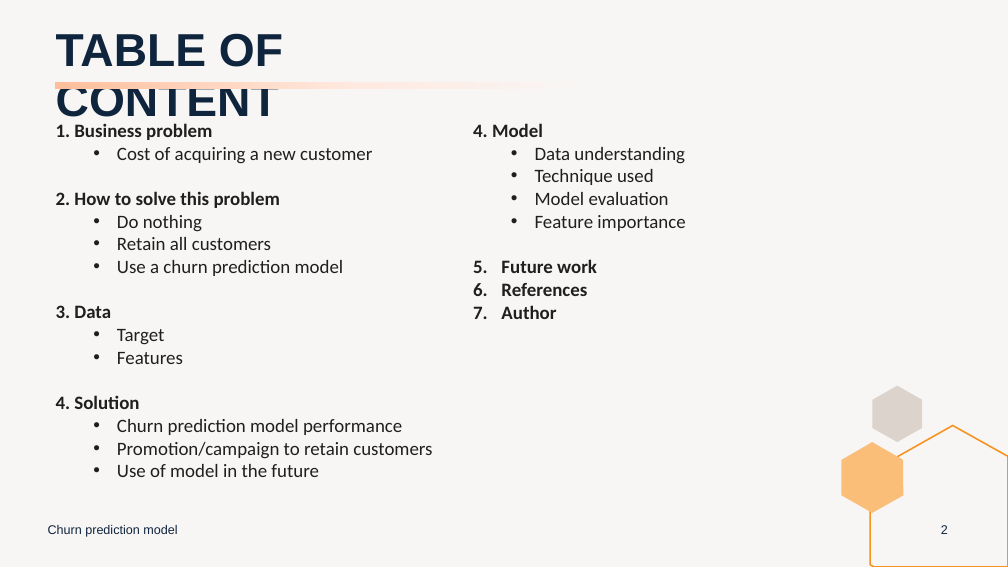
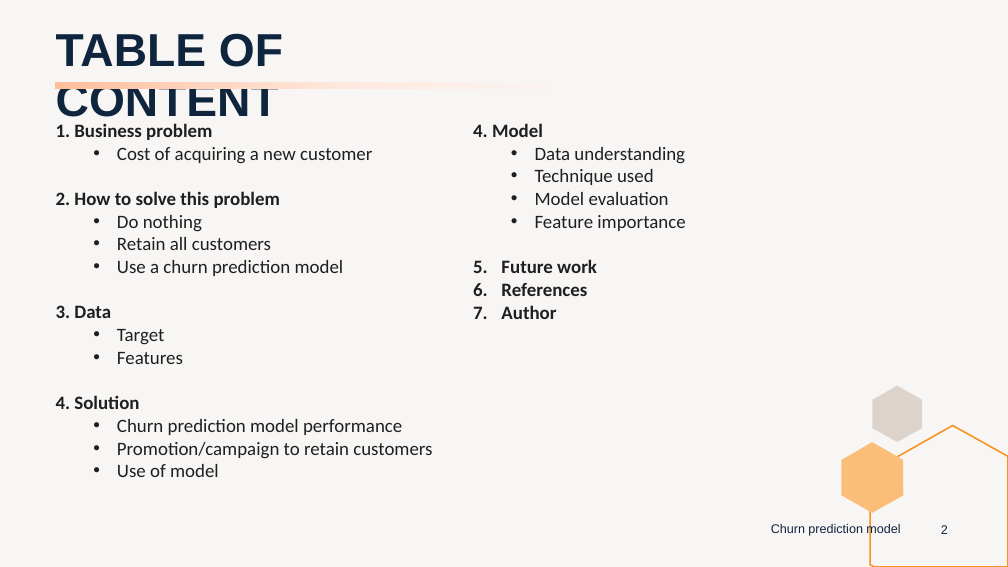
Before and after one commit to peerapat-t/telco_churn_prediction_model, a slide deck: slide 2 of Telco churn prediction model presentation.pptx. Drawn at 1008x567 pixels with LibreOffice and Linux fonts; fonts in the diff are those of the drawing. Boxes give left, top, right and bottom in pixels: in the first picture for what was removed or moved away, otherwise in the second. Text is boxed around its words. In the diff, an @@ line names an element or a change of style, - is before the commit and + after.

```diff
--- a/Telco churn prediction model presentation.pptx
+++ b/Telco churn prediction model presentation.pptx
@@ text at bbox=[117, 464, 219, 477]: text changed @@
-  • Use of model in the future
+  • Use of model
@@ text "Churn prediction model": place and size @@
-text "Churn prediction model" at bbox=[48, 525, 177, 537]
+text "Churn prediction model" at bbox=[771, 523, 900, 536]
@@ text "Churn prediction model" at bbox=[771, 523, 900, 536]: more space between paragraphs; vertical alignment middle to top @@
```
Also in this commit, not shown: 17 other slides changed, 2 other files.
